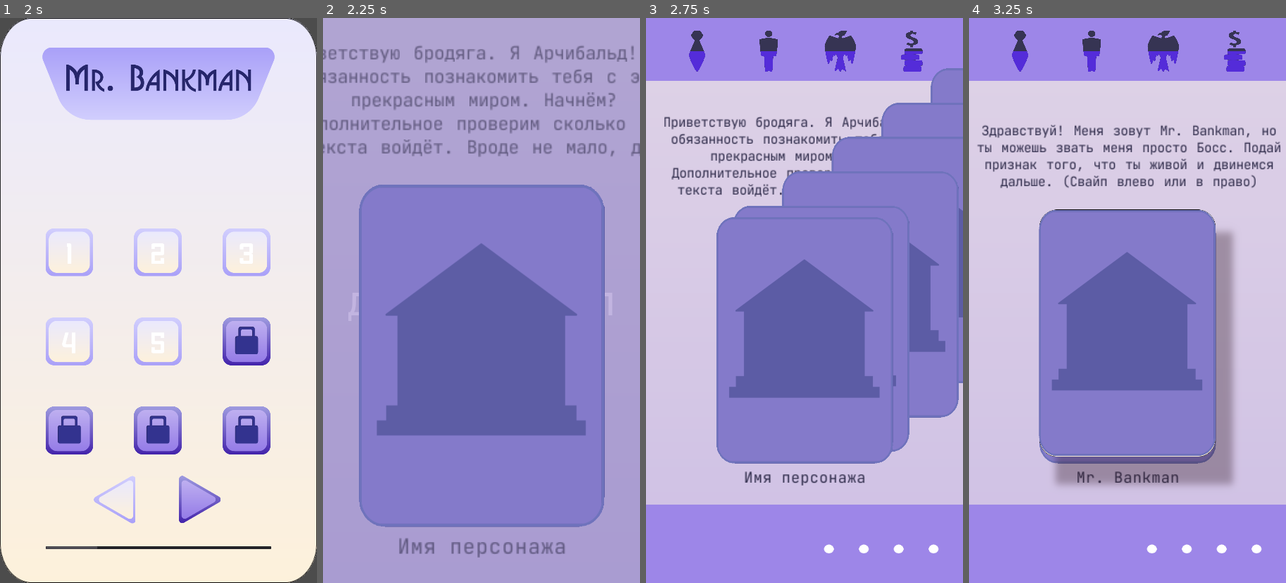
Above: before the commit, frames 1-4 (left to right).
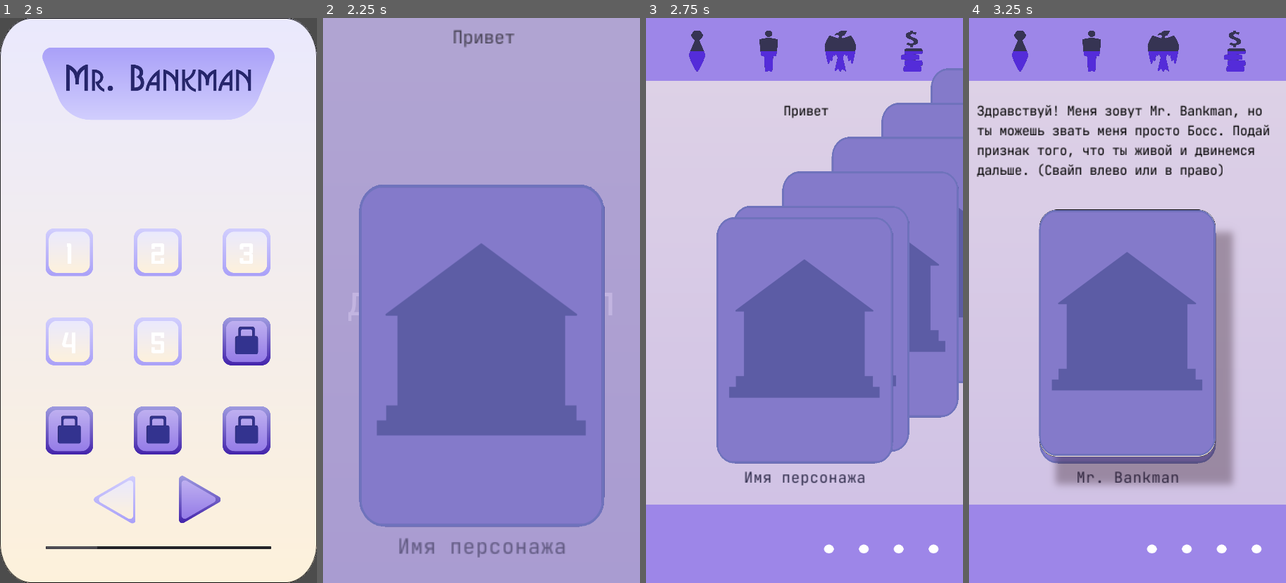
Above: after the commit, the same moments.

Repository: Nothengem/Mr.-Bankman
Game: Godot game, scene res://Scenes/StartMenu.tscn
The game is run twice, just before and just after one commit, with the same random seed, the same clock (stepped at 60 frames per second) and the same inputs. The engine's default icon, where the game draws it, is replaced by a stand-in: a white triangle on a blue panel in a dark square.
Inputs (mouse positions are in pixels of both pictures, inside the frame that each line leads up to):
- Up to frame 1 (2 s): tap Enter at 0.5 s; move the mouse to (228, 272) at 0.52 s; click (228, 272) at 0.67 s; click (158, 85) at 1.25 s
- Up to frame 2 (2.25 s): click "1" at 2 s
- Up to frame 3 (2.75 s): no input
- Up to frame 4 (3.25 s): drag from (1064, 328) to (1111, 413) at 2.77 s

Frame 1 is identical in both runs. In frame 2, 4.3% of the frame differs, in the area x 0-100%, y 2-25%; in frame 3, 2.1%; in frame 4, 4.8%, in the area x 2-99%, y 15-31%.

Commit message:
Осваиваем RTL

Diff:
--- a/Resources/GFX/Interface/Font/Card.tres
+++ b/Resources/GFX/Interface/Font/Card.tres
@@ -3,7 +3,7 @@
 [ext_resource path="res://Resources/GFX/Interface/Font/Font.ttf" type="DynamicFontData" id=1]
 
 [resource]
-size = 18
+size = 14
 outline_color = Color( 0, 0, 0, 1 )
 use_filter = true
 font_data = ExtResource( 1 )
--- a/Resources/GFX/Interface/Font/TextGame.tres
+++ b/Resources/GFX/Interface/Font/TextGame.tres
@@ -3,7 +3,7 @@
 [ext_resource path="res://Resources/GFX/Interface/Font/JetBrainsMono-VariableFont_wght.ttf" type="DynamicFontData" id=1]
 
 [resource]
-size = 40
+size = 14
 outline_color = Color( 0, 0, 0, 1 )
 use_filter = true
 font_data = ExtResource( 1 )
--- a/Scenes/IventCard.gd
+++ b/Scenes/IventCard.gd
@@ -3,6 +3,7 @@
 func cardupdate():
 	$CardTextCont/CardText.text = Scriptwriter.CardText
 	$CharNameCont/CharacterName.text = Scriptwriter.CardName
+	$CardTextCont/RichTextLabel.text = Scriptwriter.CardText
 
 func cardupdate_dice():
 	$CardTextCont/CardText.text = "Для прохождения проверки, нужно выкинуть " + str(Scriptwriter.dice_to_win) + " или выше"
--- a/Scenes/IventCard.tscn
+++ b/Scenes/IventCard.tscn
@@ -22,9 +22,7 @@
 use_filter = true
 font_data = ExtResource( 5 )
 
-[node name="CardTemplate" type="NinePatchRect" groups=[
-"IventCard",
-]]
+[node name="CardTemplate" type="NinePatchRect" groups=["IventCard"]]
 anchor_left = -0.00370376
 anchor_top = 0.166667
 anchor_right = 1.0037
@@ -55,18 +53,30 @@
 }
 
 [node name="CardText" type="Label" parent="CardTextCont"]
+visible = false
 margin_right = 325.0
 margin_bottom = 120.0
 rect_min_size = Vector2( 325, 120 )
 theme = ExtResource( 3 )
-custom_fonts/font = SubResource( 1 )
 custom_colors/font_color = Color( 0.215686, 0.207843, 0.329412, 1 )
 custom_constants/line_spacing = -6
+custom_fonts/font = SubResource( 1 )
 text = "Приветствую бродяга. Я Арчибальд! Моя обязанность познакомить тебя с этим прекрасным миром. Начнём? Дополнительное проверим сколько ещё текста войдёт. Вроде не мало, да?"
 align = 1
 valign = 1
 autowrap = true
 clip_text = true
+
+[node name="RichTextLabel" type="RichTextLabel" parent="CardTextCont"]
+margin_right = 325.0
+margin_bottom = 120.0
+rect_min_size = Vector2( 325, 120 )
+theme = ExtResource( 3 )
+custom_colors/default_color = Color( 0, 0, 0, 1 )
+custom_fonts/normal_font = ExtResource( 6 )
+bbcode_enabled = true
+bbcode_text = "[center]Привет[/center]"
+text = "Привет"
 
 [node name="CharNameCont" type="VBoxContainer" parent="."]
 anchor_left = 0.0677966
Not shown: 1 places in Scenes/IventCard.tscn that only renumber resources
Not shown: 2 places in Scenes/StartMenu.tscn that only renumber resources
